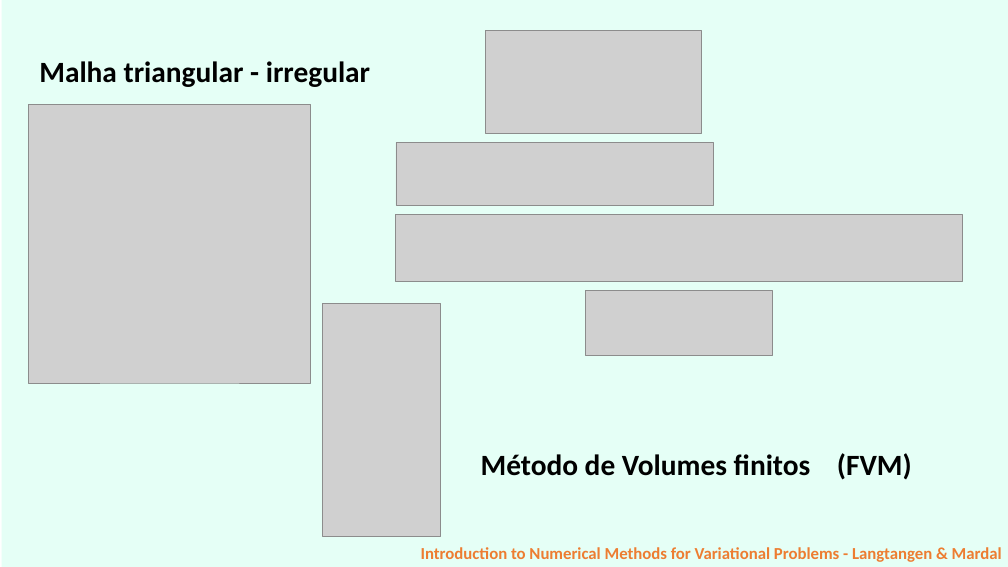
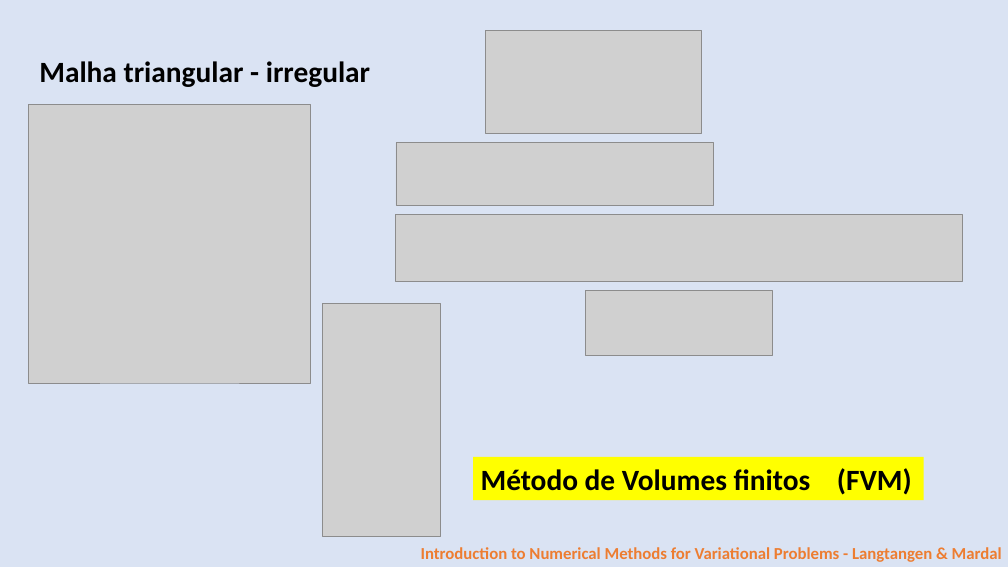
Before and after one commit to grossiRM/AM_FEG, a slide deck: slide 12 of Plano_V02_iii_AM_FEG/d_Topicos Especiais - Introducao a Manufatura Aditiva para Metais.pptx (slide 7 before the commit). Drawn at 1008x567 pixels with LibreOffice and Linux fonts; fonts in the diff are those of the drawing; grey boxes stand for pictures. Boxes give left, top, right and bottom in pixels: in the first picture for what was removed or moved away, otherwise in the second. Text is boxed around its words. In the diff, an @@ line names an element or a change of style, - is before the commit and + after.

```diff
--- a/Plano_V02_iii_AM_FEG/d_Topicos Especiais - Introducao a Manufatura Aditiva para Metais.pptx
+++ b/Plano_V02_iii_AM_FEG/d_Topicos Especiais - Introducao a Manufatura Aditiva para Metais.pptx
@@ rectangle at [0, 0, 1008, 567]: fill #E5FFF6 to #DAE3F3 @@
@@ rectangle "Método de Volumes finitos (FVM)": place and size @@
-rectangle "Método de Volumes finitos (FVM)" at [481, 453, 912, 480]
+rectangle "Método de Volumes finitos (FVM)" at [473, 457, 924, 500]
@@ rectangle "Método de Volumes finitos (FVM)" at [473, 457, 924, 500]: fill none to #FFFF00 @@
```
Also in this commit, not shown: 8 other slides changed, 4 slides added, 1 slide removed, 4 other files.
